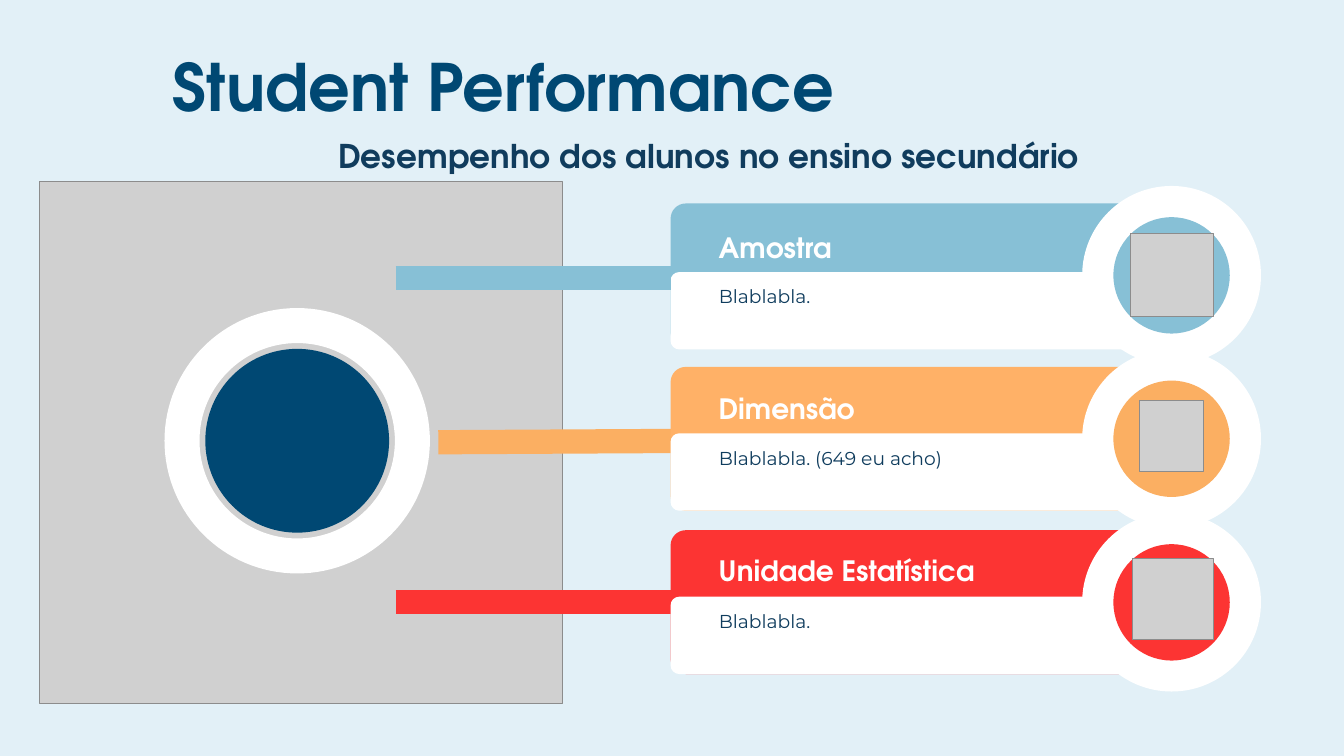
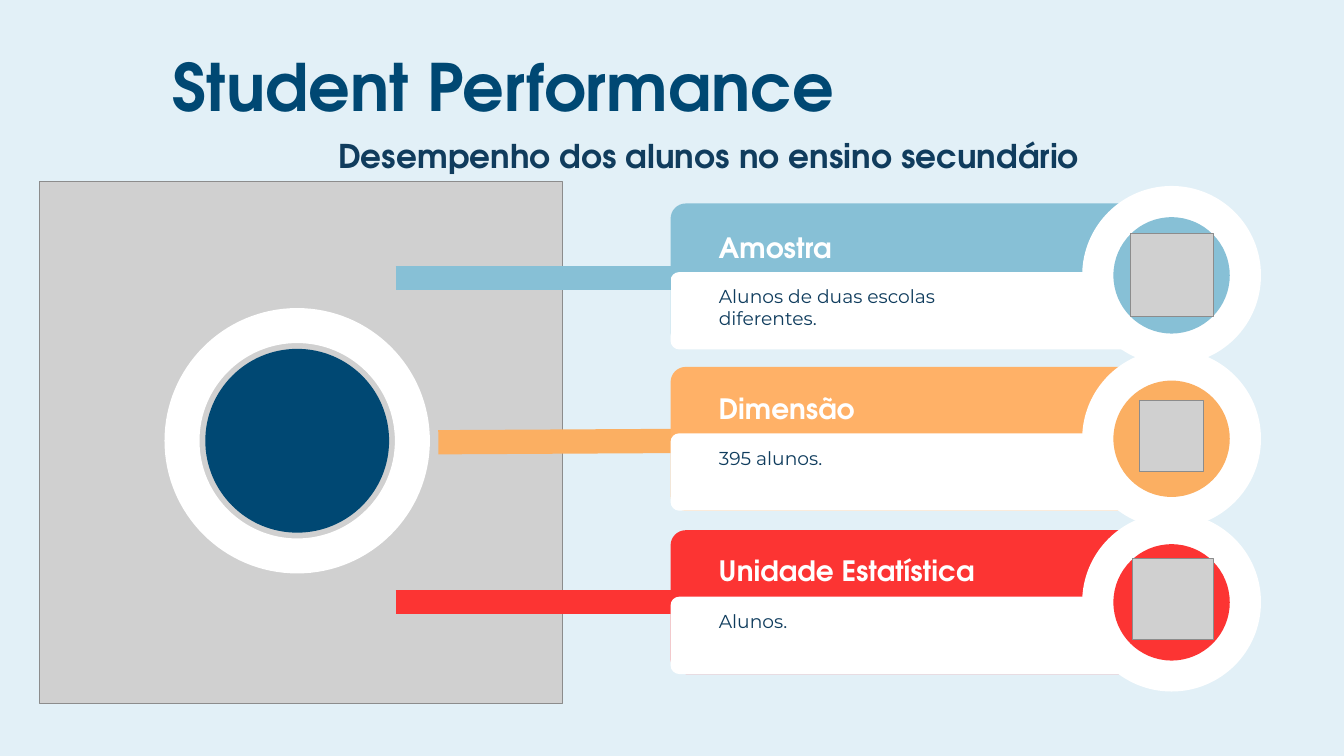
Before and after one commit to 202100067LucasAlmeida/ME-Project-24-25, a slide deck: slide 1 of fase1_apresentação.pptx. Drawn at 1344x756 pixels with LibreOffice and Linux fonts; fonts in the diff are those of the drawing; grey boxes stand for pictures. Boxes give left, top, right and bottom in pixels: in the first picture for what was removed or moved away, otherwise in the second. Text is boxed around its words. In the diff, an @@ line names an element or a change of style, - is before the commit and + after.

Commit message:
acabou o blablabla

```diff
--- a/fase1_apresentação.pptx
+++ b/fase1_apresentação.pptx
@@ text at (x1=719, y1=289, x2=935, y2=325): text changed @@
-Blablabla.
+Alunos de duas escolas diferentes.
@@ text at (x1=719, y1=451, x2=822, y2=465): text changed @@
-Blablabla. (649 eu acho)
+395 alunos.
@@ text at (x1=719, y1=614, x2=787, y2=628): text changed @@
-Blablabla.
+Alunos.
```
Also in this commit, not shown: 1 other slide changed, 1 other file.
